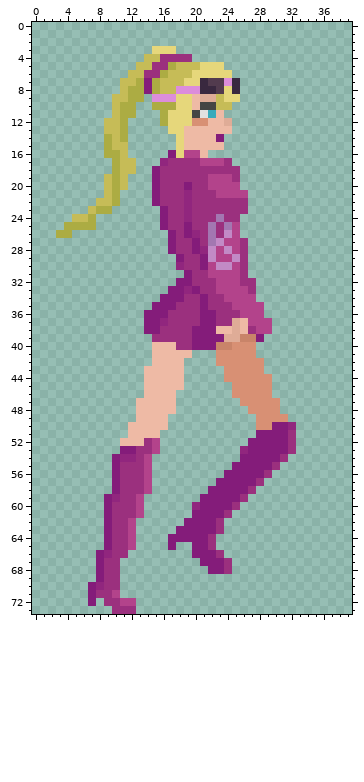
Sprite sheet -- BarbieRampageGame/resources/assets/textures/player/default/Run/0.png. This is how it looked before the edit.
The file is 40x74 pixels.
The same view after the edit:
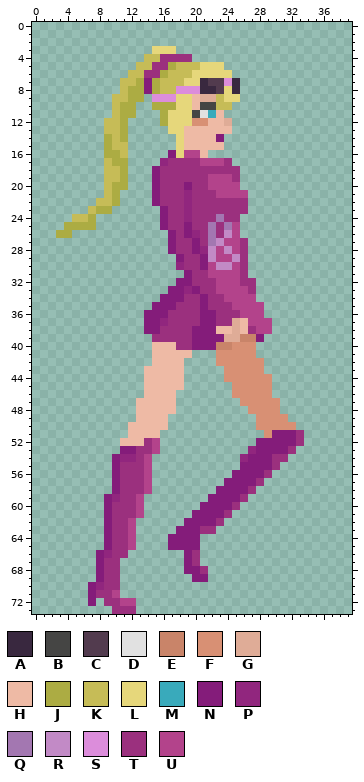
Palette (. is transparent): A #39283f  B #454544  C #523b4e  D #e1e1e1  E #c98469  F #d89074  G #dfac97  H #eebaa5  J #acac43  K #c6bc57  L #e6d77b  M #39aabb  N #841c7a  P #91267e  Q #a377b1  R #c28ac6  S #dc8ddb  T #9b307e  U #b3438b
Changes in this commit:
@@ x 7..14 @@
 16 ..JJK...
-17 ...JKK..
-18 ...JKK..
-19 ..KJK...
-20 ..KJK...
+17 ..KJJ...
+18 ..KKJ...
+19 ..KKJ...
+20 ..KJJ...
 21 ..KJ....
@@ x 16..35 @@
 49 H...........FFFF....
-50 H...........FFNNP...
-51 ............NNNNT...
-52 ...........NNNNNT...
-53 ..........PNNNNNT...
-54 ..........NNNNNT....
-55 .........NNNNNT.....
-56 ........NNNNNT......
-57 .......NNNNNT.......
-58 ......NNNNNT........
-59 .....NNNNNT.........
-60 ....PNNNNT..........
+50 H...........FFFFF...
+51 .............FNNNT..
+52 ............NNNNNT..
+53 ...........PNNNNT...
+54 ..........PNNNTT....
+55 ..........NNNNT.....
+56 .........NNNNT......
+57 ........NNNNT.......
+58 .......NNNNT........
+59 ......NNNNT.........
+60 .....NNNNT..........
 61 ....NNNNT...........
 62 ...NNNNT............
-63 ..NNNNNT............
-64 .NNNNNT.............
-65 .N..NNT.............
-66 ....NNNT............
-67 .....NNNT...........
-68 ......NNT...........
-69 ....................
+63 ..NNNTT.............
+64 .NNNN...............
+65 .NNNN...............
+66 ...NT...............
+67 ...NT...............
+68 ...NNT..............
+69 ....NN..............
 70 ....................
